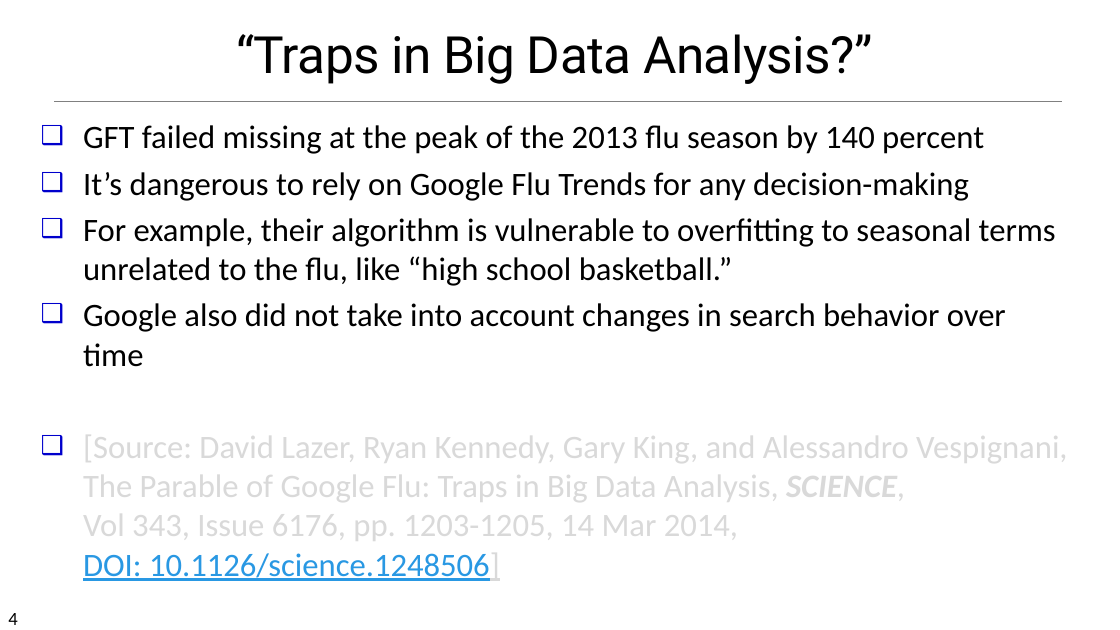
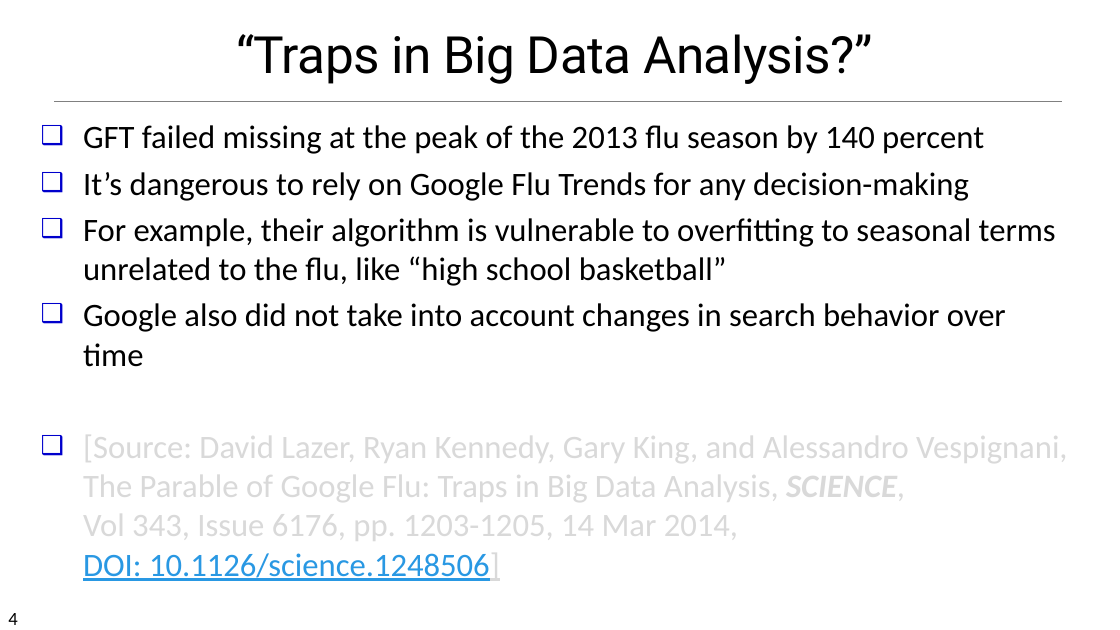
Before and after one commit to chriswjh/chriswjh.github.io, a slide deck: slide 4 of EDM/01-Introduction.pptx. Drawn at 1120x630 pixels with LibreOffice and Linux fonts; fonts in the diff are those of the drawing. Boxes give left, top, right and bottom in pixels: in the first picture for what was removed or moved away, otherwise in the second. Text is boxed around its words. In the diff, an @@ line names an element or a change of style, - is before the commit and + after.

```diff
--- a/EDM/01-Introduction.pptx
+++ b/EDM/01-Introduction.pptx
@@ text at bbox=[83, 218, 1056, 286]: text changed @@
-❑ For example, their algorithm is vulnerable to overfitting to seasonal terms unrelated to the flu, like “high school basketball.”
+❑ For example, their algorithm is vulnerable to overfitting to seasonal terms unrelated to the flu, like “high school basketball”
```
Also in this commit, not shown: 5 other slides changed, 3 other files.
